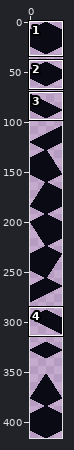
Two states of a pixel-art file, assets/img/settlements/tileset_buildings.aseprite. The picture above shows the old version from afar; the outline marks the close-up.
Close-up. Before the edit:
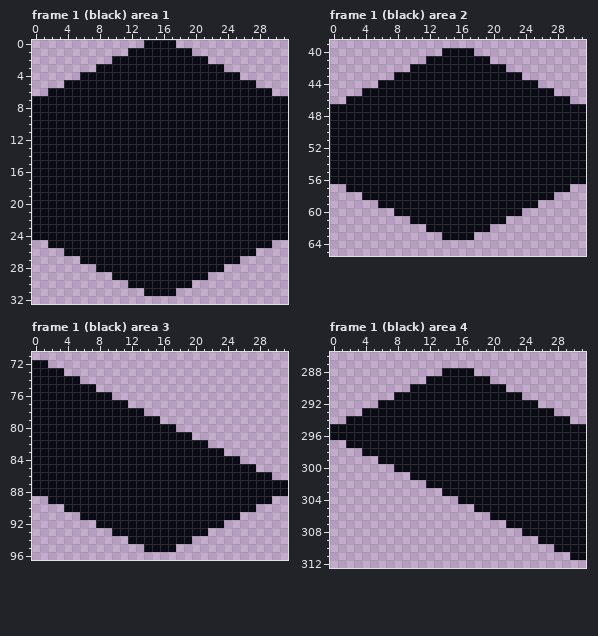
32x416 pixels, 7 frames. Colours within 5 levels of each other are drawn and written as one. Shown: frame 1 (black) area 1: x 0..31, y 0..32; frame 1 (black) area 2: x 0..31, y 39..65; frame 1 (black) area 3: x 0..31, y 71..96; frame 1 (black) area 4: x 0..31, y 286..312. The commit also changed other frames or places, which this record leaves out.
The same view after the edit:
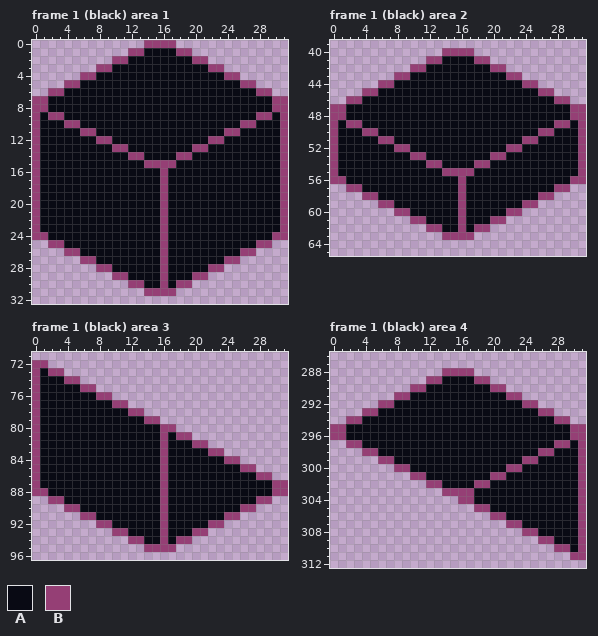
Palette (. is transparent): A #090a14  B #953f75
Diff:
layer "Helper" now shown
Changed rows in their new state; - is an unchanged pixel.
Frame 1 (black) area 1, layer "Helper":
first column x 0:
 0 --------------BBBB--------------
 1 ------------BB----BB------------
 2 ----------BB--------BB----------
 3 --------BB------------BB--------
 4 ------BB----------------BB------
 5 ----BB--------------------BB----
 6 --BB------------------------BB--
 7 BB----------------------------BB
 8 BB----------------------------BB
 9 B-BB------------------------BB-B
10 B---BB--------------------BB---B
11 B-----BB----------------BB-----B
12 B-------BB------------BB-------B
13 B---------BB--------BB---------B
14 B-----------BB----BB-----------B
15 B-------------BBBB-------------B
16 B---------------B--------------B
17 B---------------B--------------B
18 B---------------B--------------B
19 B---------------B--------------B
20 B---------------B--------------B
21 B---------------B--------------B
22 B---------------B--------------B
23 B---------------B--------------B
24 BB--------------B-------------BB
25 --BB------------B-----------BB--
26 ----BB----------B---------BB----
27 ------BB--------B-------BB------
28 --------BB------B-----BB--------
29 ----------BB----B---BB----------
30 ------------BB--B-BB------------
31 --------------BBBB--------------
Frame 1 (black) area 2, layer "Helper":
first column x 0:
40 --------------BBBB--------------
41 ------------BB----BB------------
42 ----------BB--------BB----------
43 --------BB------------BB--------
44 ------BB----------------BB------
45 ----BB--------------------BB----
46 --BB------------------------BB--
47 BB----------------------------BB
48 BB----------------------------BB
49 B-BB------------------------BB-B
50 B---BB--------------------BB---B
51 B-----BB----------------BB-----B
52 B-------BB------------BB-------B
53 B---------BB--------BB---------B
54 B-----------BB----BB-----------B
55 B-------------BBBB-------------B
56 BB--------------B-------------BB
57 --BB------------B-----------BB--
58 ----BB----------B---------BB----
59 ------BB--------B-------BB------
60 --------BB------B-----BB--------
61 ----------BB----B---BB----------
62 ------------BB--B-BB------------
63 --------------BBBB--------------
Frame 1 (black) area 3, layer "Helper":
first column x 0:
72 BB------------------------------
73 B-BB----------------------------
74 B---BB--------------------------
75 B-----BB------------------------
76 B-------BB----------------------
77 B---------BB--------------------
78 B-----------BB------------------
79 B-------------BB----------------
80 B---------------BB--------------
81 B---------------B-BB------------
82 B---------------B---BB----------
83 B---------------B-----BB--------
84 B---------------B-------BB------
85 B---------------B---------BB----
86 B---------------B-----------BB--
87 B---------------B-------------BB
88 BB--------------B-------------BB
89 --BB------------B-----------BB--
90 ----BB----------B---------BB----
91 ------BB--------B-------BB------
92 --------BB------B-----BB--------
93 ----------BB----B---BB----------
94 ------------BB--B-BB------------
95 --------------BBBB--------------
Frame 1 (black) area 4, layer "Helper":
first column x 0:
288 --------------BBBB--------------
289 ------------BB----BB------------
290 ----------BB--------BB----------
291 --------BB------------BB--------
292 ------BB----------------BB------
293 ----BB--------------------BB----
294 --BB------------------------BB--
295 BB----------------------------BB
296 BB----------------------------BB
297 --BB------------------------BB-B
298 ----BB--------------------BB---B
299 ------BB----------------BB-----B
300 --------BB------------BB-------B
301 ----------BB--------BB---------B
302 ------------BB----BB-----------B
303 --------------BBBB-------------B
304 ----------------BB-------------B
305 ------------------BB-----------B
306 --------------------BB---------B
307 ----------------------BB-------B
308 ------------------------BB-----B
309 --------------------------BB---B
310 ----------------------------BB-B
311 ------------------------------BB
Boxes around the changes in both close-ups, in picture pixels (x1, y1, x2, y2):
changed: (32, 40, 288, 296)
changed: (330, 48, 586, 240)
changed: (32, 360, 288, 552)
changed: (330, 368, 586, 560)
